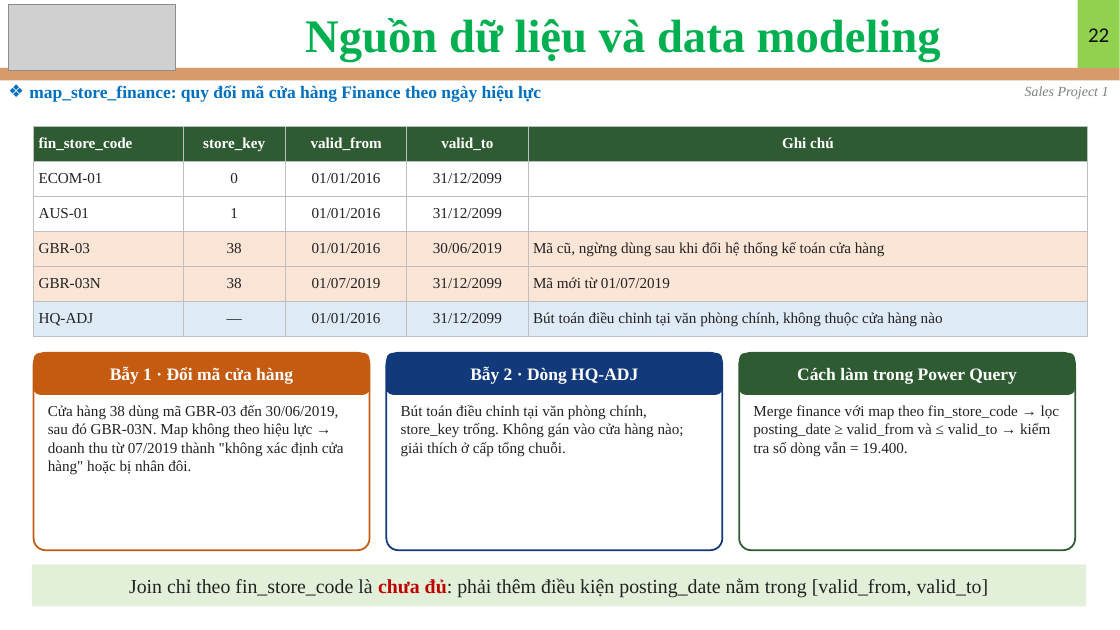
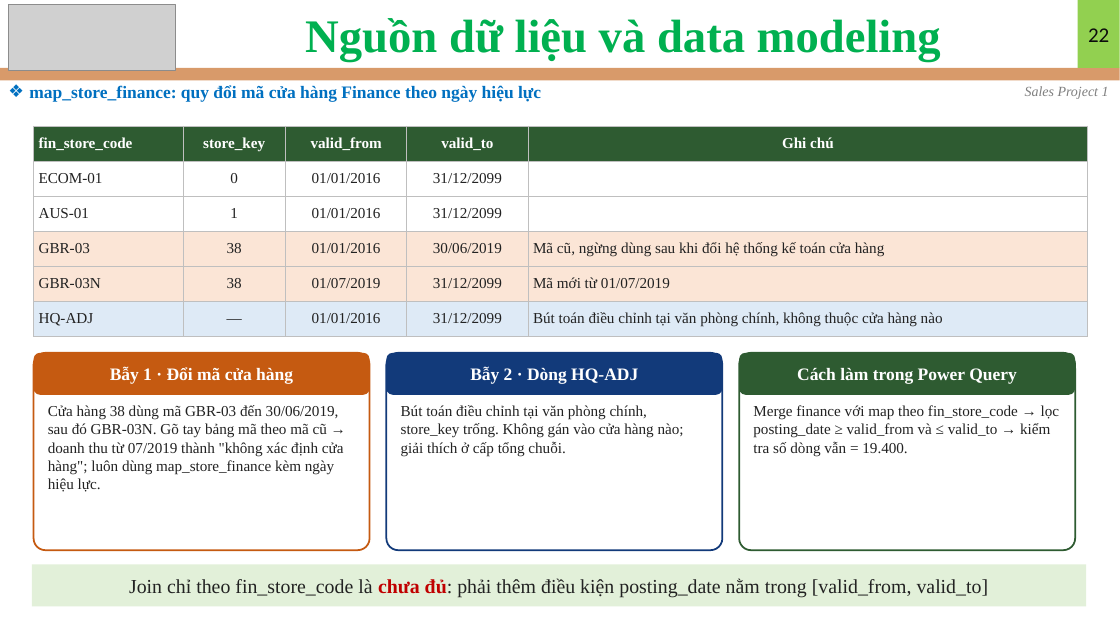
Before and after one commit to nguyennguyenphuc/eDA-Mentor, a slide deck: slide 22 of Sales/Sales Data/Project 1/Slide_Project_1.pptx. Drawn at 1120x630 pixels with LibreOffice and Linux fonts; fonts in the diff are those of the drawing; grey boxes stand for pictures. Boxes give left, top, right and bottom in pixels: in the first picture for what was removed or moved away, otherwise in the second. Text is boxed around its words. In the diff, an @@ line names an element or a change of style, - is before the commit and + after.

```diff
--- a/Sales/Sales Data/Project 1/Slide_Project_1.pptx
+++ b/Sales/Sales Data/Project 1/Slide_Project_1.pptx
@@ text at <box>48,405,344,492</box>: text changed @@
-Cửa hàng 38 dùng mã GBR-03 đến 30/06/2019, sau đó GBR-03N. Map không theo hiệu lực → doanh thu từ 07/2019 thành "không xác định cửa hàng" hoặc bị nhân đôi.
+Cửa hàng 38 dùng mã GBR-03 đến 30/06/2019, sau đó GBR-03N. Gõ tay bảng mã theo mã cũ → doanh thu từ 07/2019 thành "không xác định cửa hàng"; luôn dùng map_store_finance kèm ngày hiệu lực.
```
Also in this commit, not shown: 11 other slides changed, 7 slides added, 34 other files.
